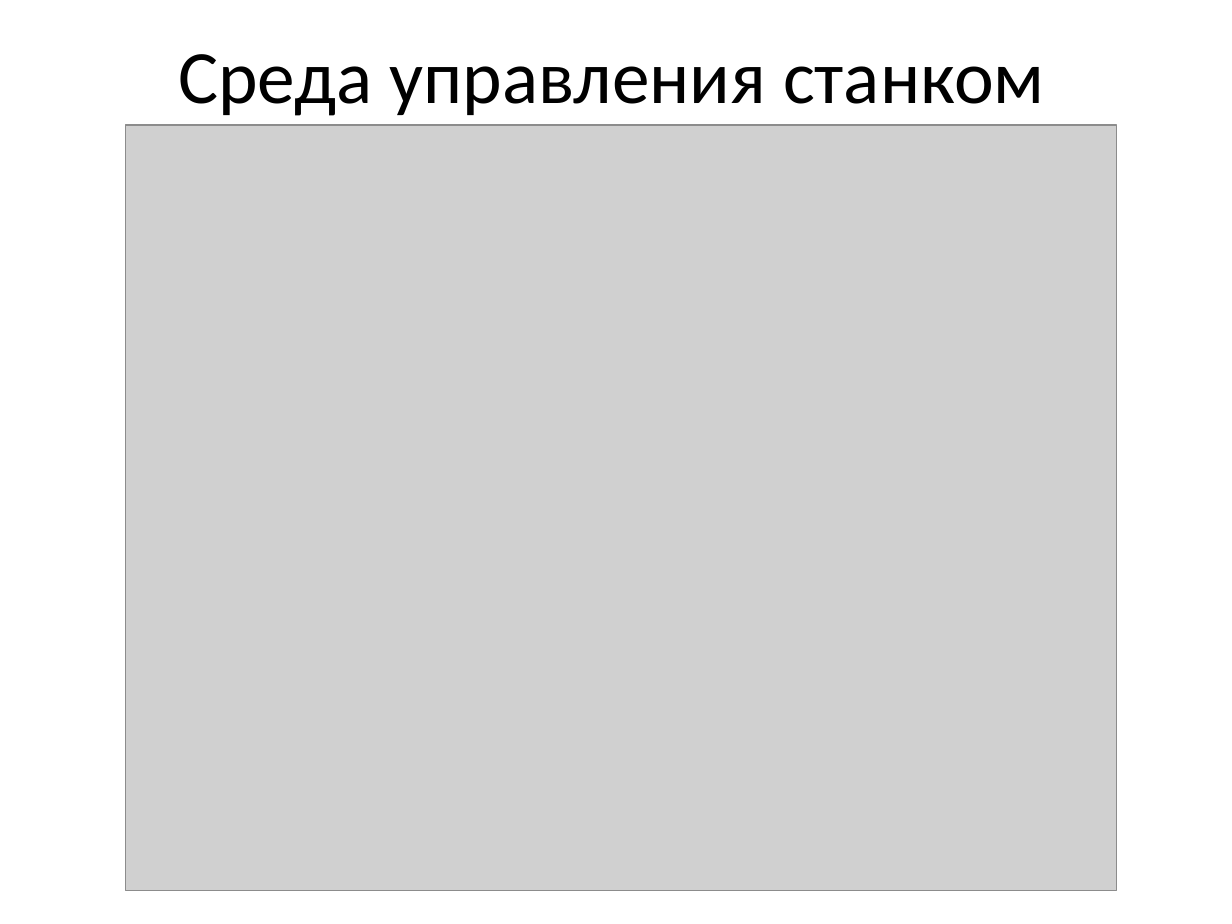
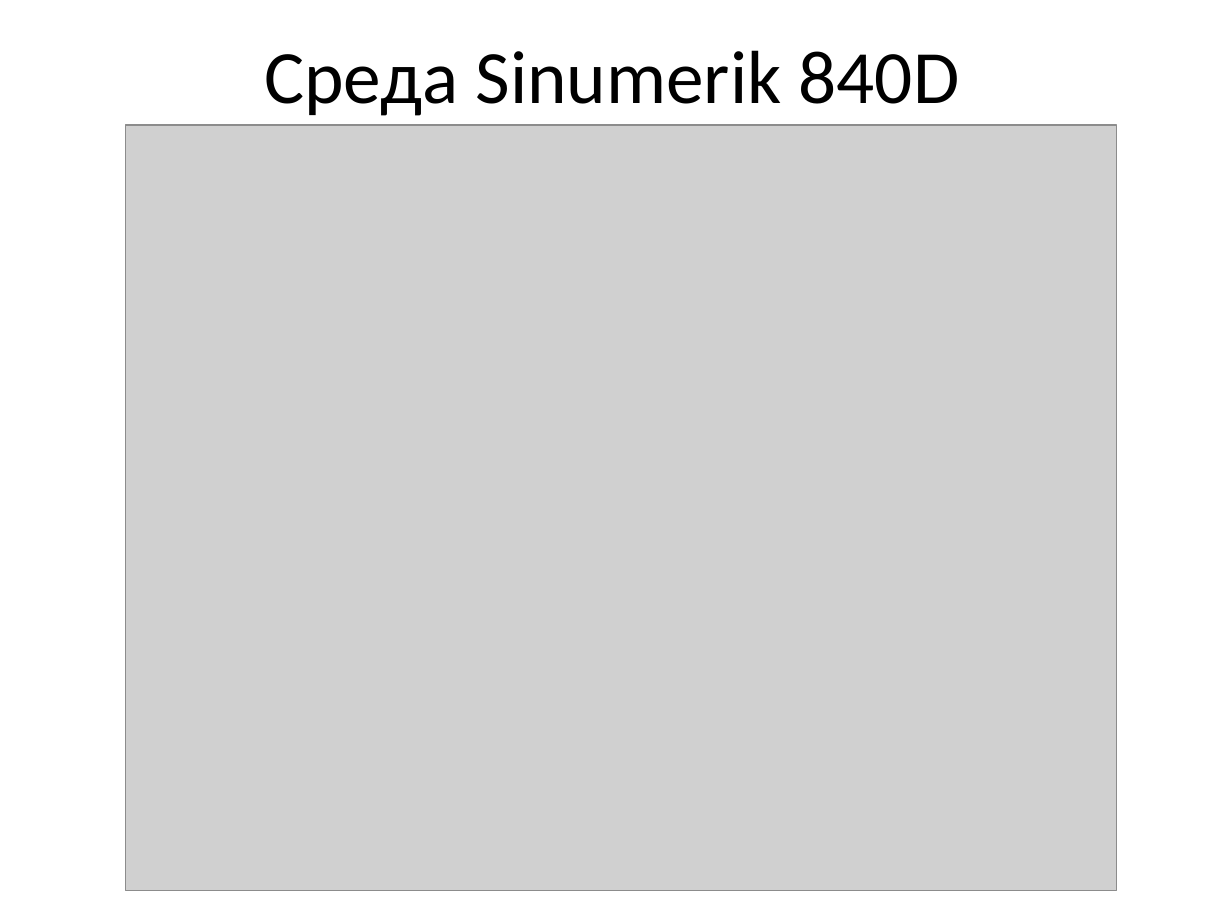
Before and after one commit to stden/diplomx, a slide deck: slide 5 of Кудрявцев Иван Владиславович/Презентация к диплому.pptx. Drawn at 1232x924 pixels with LibreOffice and Linux fonts; fonts in the diff are those of the drawing; grey boxes stand for pictures. Boxes give left, top, right and bottom in pixels: in the first picture for what was removed or moved away, otherwise in the second. Text is boxed around its words. In the diff, an @@ line names an element or a change of style, - is before the commit and + after.

```diff
--- a/Кудрявцев Иван Владиславович/Презентация к диплому.pptx
+++ b/Кудрявцев Иван Владиславович/Презентация к диплому.pptx
@@ title at (264,50,960,116): text changed @@
-Среда управления станком
+Среда Sinumerik 840D
```
Also in this commit, not shown: 8 other slides changed, 1 slide added, 4 other files.
